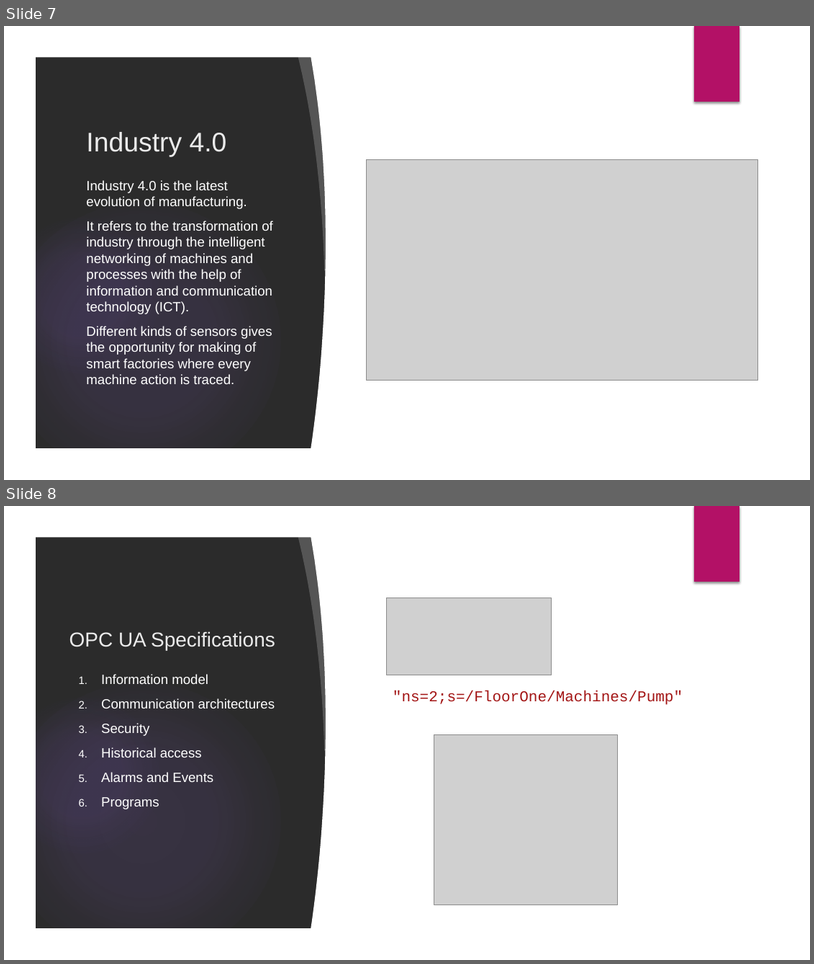
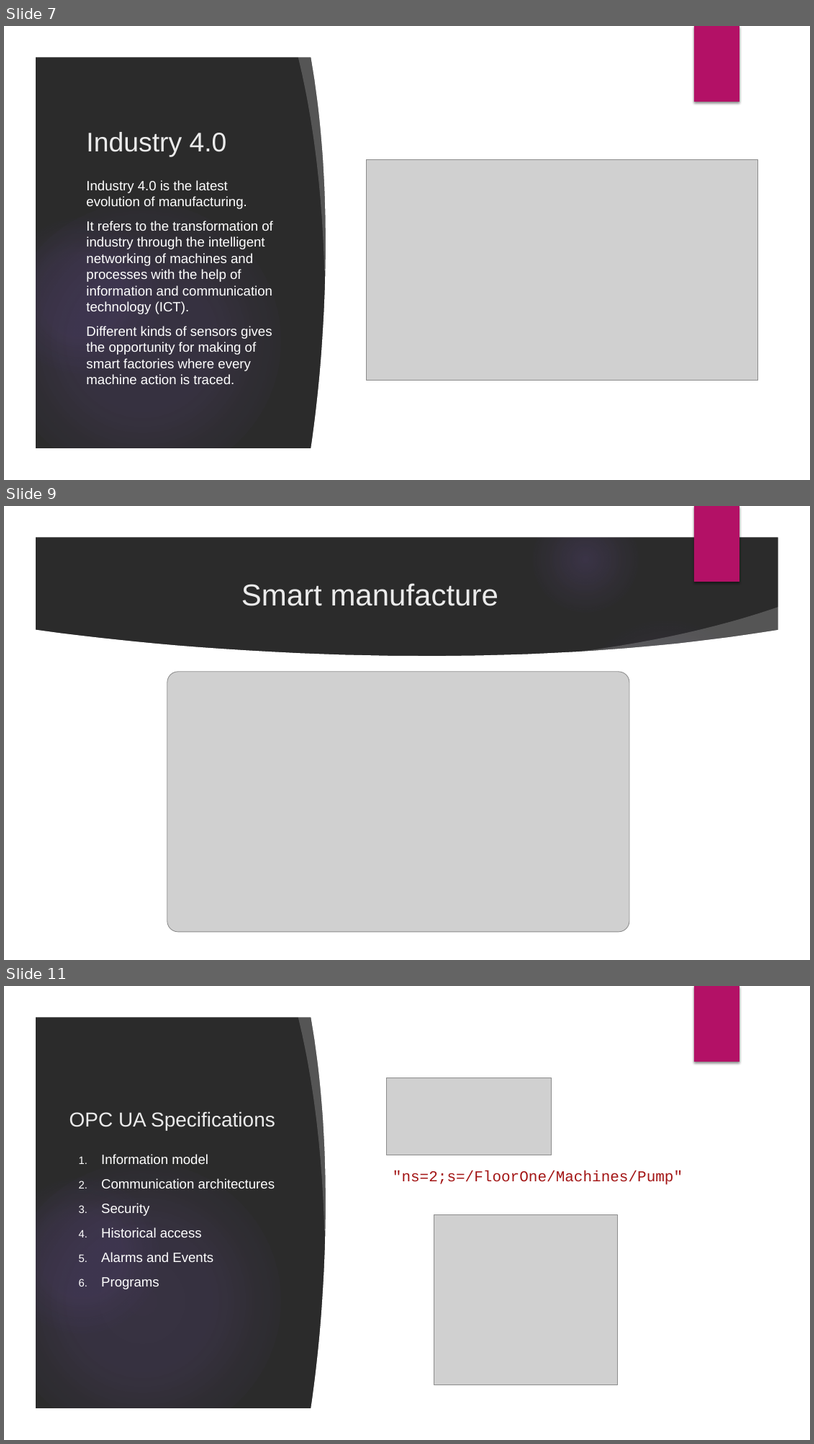
Before and after one commit to velizar92/TSK_Presentations, a slide deck: OPC UA and Industry 4.0.pptx. Shown one above the other, each under a label of ours: slides 7 and 8 before the commit, slides 7, 9 and 11 after it; the slides between them are not shown. The pictures are 814x964 and 814x1444 pixels, drawn with LibreOffice and Linux fonts; fonts in the diff are those of the drawing; grey boxes stand for pictures; background and template pictures are left out; a plain dark background stands for a picture behind light text. Boxes give left, top, right and bottom in pixels: in the first picture for what was removed or moved away, otherwise in the second. Text is boxed around its words. In the diff, an @@ line names an element or a change of style, - is before the commit and + after.

```diff
--- a/OPC UA and Industry 4.0.pptx
+++ b/OPC UA and Industry 4.0.pptx
@@ slide 9 added at (4,506,810,960), background picture (left out); not listed: 6 template elements that a slide beside it also shows @@
@@ title added at (242,583,499,606), 36 pt, text #EBEBEB @@
+Smart manufacture
@@ freeform shape added at (565,607,785,672), fill #FFFFFF at 20% opacity @@
@@ freeform shape added at (34,629,780,929), fill #FFFFFF @@
@@ ellipse added at (574,617,759,803), fill gradient #9B6BF2 @@
@@ picture added at (167,672,630,932) @@
@@ what was slide 8 is now slide 11 @@
```
Also in this commit, not shown: 4 slides changed, 4 other slides added.
